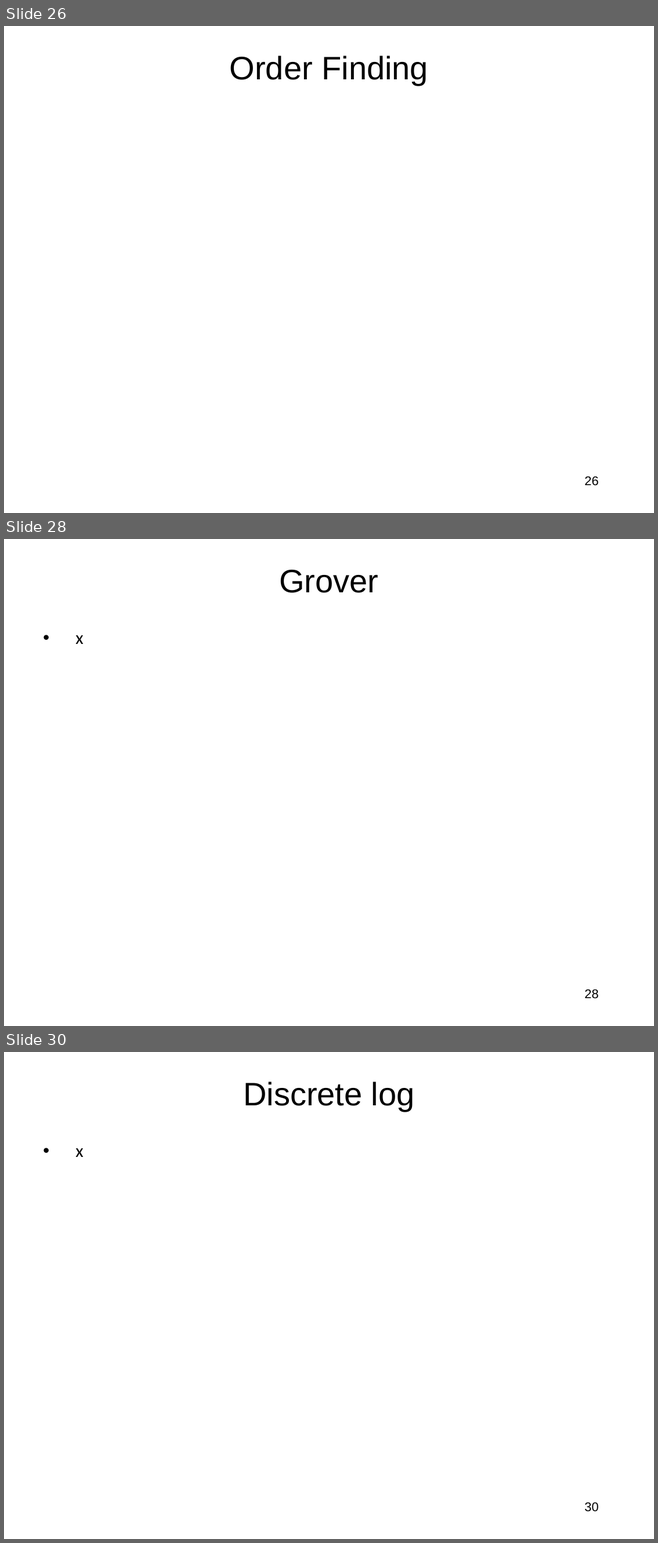
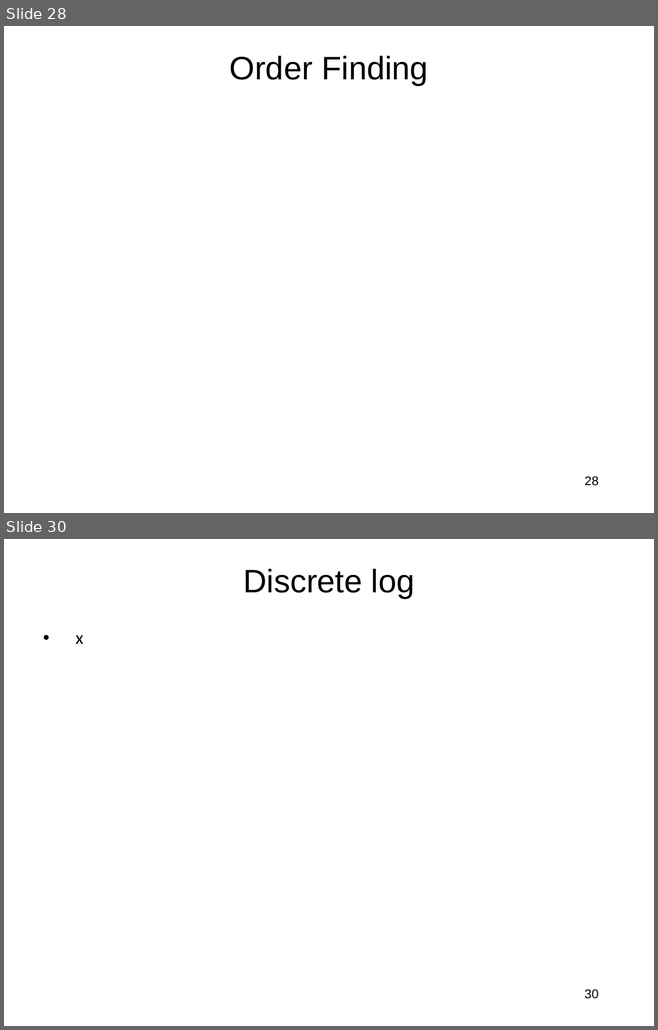
Before and after one commit to jlmucb/class_notes, a slide deck: BerkeleyClass/CS290Spring2013/Lectures/QC.pptx. Shown one above the other, each under a label of ours: slides 26, 28 and 30 before the commit, slides 28 and 30 after it; the slides between them are not shown. The pictures are 658x1543 and 658x1030 pixels, drawn with LibreOffice and Linux fonts; fonts in the diff are those of the drawing; grey boxes stand for pictures. Boxes give left, top, right and bottom in pixels: in the first picture for what was removed or moved away, otherwise in the second. Text is boxed around its words. In the diff, an @@ line names an element or a change of style, - is before the commit and + after.

```diff
--- a/BerkeleyClass/CS290Spring2013/Lectures/QC.pptx
+++ b/BerkeleyClass/CS290Spring2013/Lectures/QC.pptx
@@ slide 28 removed at [4,539,654,1026], background #FFFFFF @@
@@ title removed at [279,570,378,593] @@
-Grover
@@ text removed at [75,635,83,644] @@
-• x
@@ page number removed at [584,989,598,999] @@
-28
@@ what was slide 26 is now slide 28 @@
@@ page number at [584,476,598,486]: text changed @@
-26
+28
```
Also in this commit, not shown: 6 slides changed, 7 slides added, 3 other slides removed.
